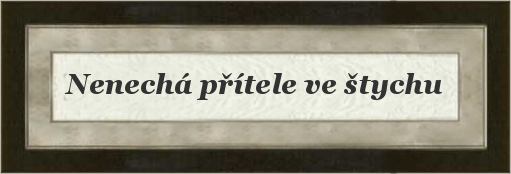
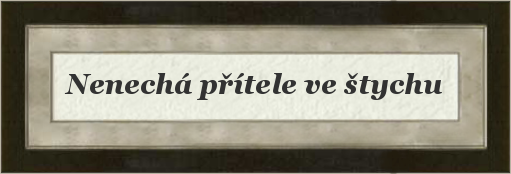
Comparing the layer stacks of the two 511 × 174 images. Changes:
painted on "Card" over [30, 33, 457, 141]
